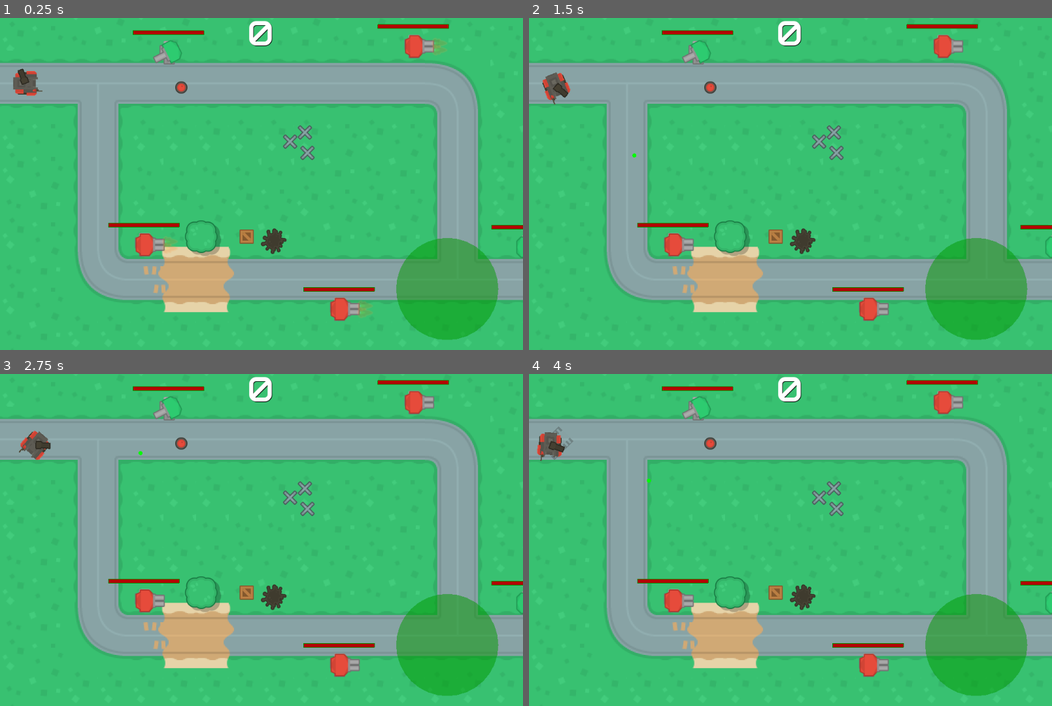
Above: before the commit, frames 1-4 (two rows, left to right).
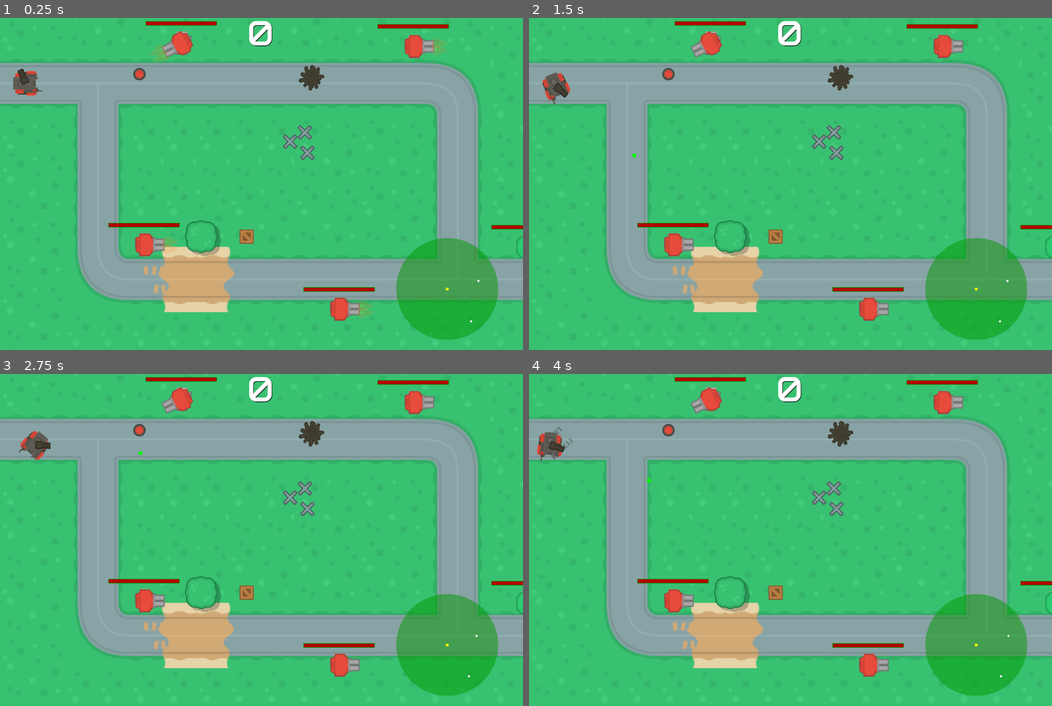
Above: after the commit, the same moments.

Repository: soapmactavish23/rogue_tank
Game: Godot game, scene res://scenes/game.tscn
The game is run twice, just before and just after one commit, with the same random seed, the same clock (stepped at 60 frames per second) and the same inputs.
Inputs (mouse positions are in pixels of both pictures, inside the frame that each line leads up to):
- Up to frame 1 (0.25 s): no input
- Up to frame 2 (1.5 s): move the mouse to (905, 167) at 0.52 s; hold Right (ui_right) 0.53-1.28 s; right-click (905, 167) at 0.6 s; move the mouse to (685, 200) at 1.27 s; hold Down (ui_down) from 1.28 s (still down); right-click (685, 200) at 1.35 s
- Up to frame 3 (2.75 s): move the mouse to (313, 466) at 2.02 s; release Down (ui_down) at 2.03 s; hold Right (ui_right) from 2.03 s (still down); right-click (313, 466) at 2.1 s
- Up to frame 4 (4 s): move the mouse to (764, 606) at 2.77 s; release Right (ui_right) at 2.78 s; hold Up (ui_up) 2.78-3.53 s; right-click (764, 606) at 2.85 s; move the mouse to (947, 589) at 3.52 s; hold Left (ui_left) from 3.53 s (still down); right-click (947, 589) at 3.6 s

The runs differ from the first frame. In frame 1, 1.5% of the frame differs, in the area x 25-92%, y 0-92%; in frame 2, 1.4%; in frame 3, 1.4%; in frame 4, 1.4%.

Commit message:
89. 85 - Preparando tank para receber HIT

Diff:
--- a/scenes/game.tscn
+++ b/scenes/game.tscn
@@ -50,19 +50,20 @@
 position = Vector2( 601.556, 264.159 )
 
 [node name="oilSpill_large" parent="." instance=ExtResource( 9 )]
-position = Vector2( 536, 437 )
+position = Vector2( 609.945, 117.167 )
 
 [node name="crateWood" parent="." instance=ExtResource( 10 )]
 position = Vector2( 483, 428 )
 collision_mask = 44
 
 [node name="barrelBlack_top" parent="." instance=ExtResource( 11 )]
-position = Vector2( 355.46, 136.246 )
+position = Vector2( 272.606, 110.41 )
 
 [node name="turret_01" parent="." instance=ExtResource( 5 )]
-position = Vector2( 331.3, 67.959 )
+position = Vector2( 356.245, 49.2501 )
 start_rot = 152.92
 sensor_radius = 195.575
+type = 0
 life = 30
 
 [node name="turret_02" parent="." instance=ExtResource( 5 )]
@@ -106,7 +107,7 @@
 script = ExtResource( 12 )
 sensor_radius = 500
 radius = 100.0
-tank = null
+tank = NodePath("../../Tank")
 
 [node name="timer_update" type="Timer" parent="HUD/radar_circle"]
 wait_time = 0.33
--- a/scenes/tank.tscn
+++ b/scenes/tank.tscn
@@ -8,6 +8,7 @@
 [ext_resource path="res://samples/disparo_hmg_tank.wav" type="AudioStream" id=6]
 [ext_resource path="res://samples/reload.wav" type="AudioStream" id=7]
 [ext_resource path="res://samples/tank_motor.wav" type="AudioStream" id=8]
+[ext_resource path="res://scripts/destructable.gd" type="Script" id=9]
 
 [sub_resource type="GDScript" id=1]
 resource_name = "tank_samples"
@@ -30,6 +31,10 @@
 	var pitch = abs($'../'.acell / $'../'.MAX_SPEED)
 	$motor.pitch_scale = pitch + .7
 "
+
+[sub_resource type="CapsuleShape2D" id=2]
+radius = 23.2447
+height = 10.1745
 
 [node name="Tank" type="KinematicBody2D" groups=["player"]]
 position = Vector2( 0, -0.214638 )
@@ -79,5 +84,16 @@
 [node name="motor" type="AudioStreamPlayer2D" parent="samples"]
 stream = ExtResource( 8 )
 
+[node name="damage_area" type="Area2D" parent="."]
+collision_layer = 32
+script = ExtResource( 9 )
+health = 100
+
+[node name="shape" type="CollisionShape2D" parent="damage_area"]
+position = Vector2( 0.374573, 0 )
+rotation = 1.5708
+shape = SubResource( 2 )
+
 [connection signal="timeout" from="timer_reload" to="." method="_on_timer_reload_timeout"]
 [connection signal="timeout" from="timer_mg" to="." method="_on_timer_mg_timeout"]
+[connection signal="destroid" from="damage_area" to="." method="_on_damage_area_destroid"]
--- a/scenes/turrent_01_bullet.tscn
+++ b/scenes/turrent_01_bullet.tscn
@@ -8,6 +8,7 @@
 
 [node name="turrent_01_bullet" type="Area2D"]
 collision_layer = 0
+collision_mask = 48
 script = ExtResource( 1 )
 
 [node name="sprites" type="Node2D" parent="."]
@@ -26,3 +27,5 @@
 [node name="shape" type="CollisionShape2D" parent="."]
 position = Vector2( 27.1968, 0 )
 shape = SubResource( 1 )
+
+[connection signal="area_entered" from="." to="." method="_on_turrent_01_bullet_area_entered"]
--- a/scripts/tank.gd
+++ b/scripts/tank.gd
@@ -142,3 +142,7 @@
 
 func _on_timer_mg_timeout():
 	shoot_mg()
+
+
+func _on_damage_area_destroid():
+	print("died")
--- a/scripts/turrent_01_bullet.gd
+++ b/scripts/turrent_01_bullet.gd
@@ -17,3 +17,9 @@
 func set_dir(val):
 	dir = val
 	rotation = val.angle()
+
+
+func _on_turrent_01_bullet_area_entered(area):
+	if area.has_method("hit"):
+		area.hit(5, self)
+		queue_free()
Not shown: 1 places in scenes/tank.tscn that only renumber resources
